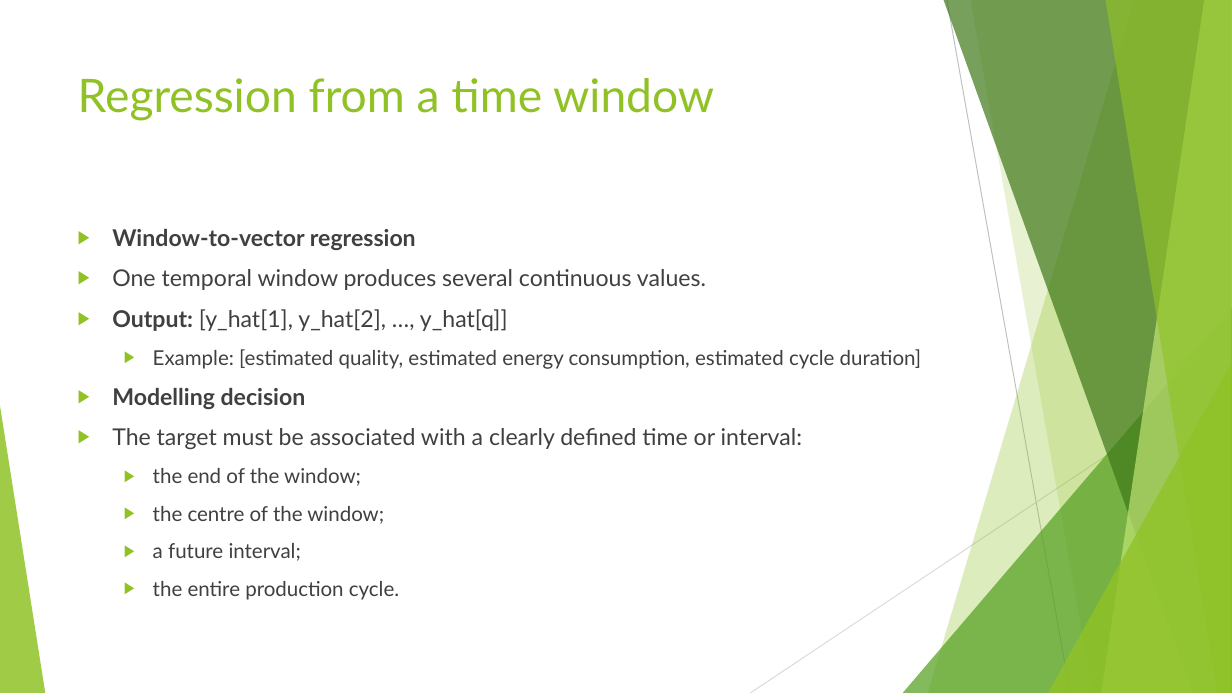
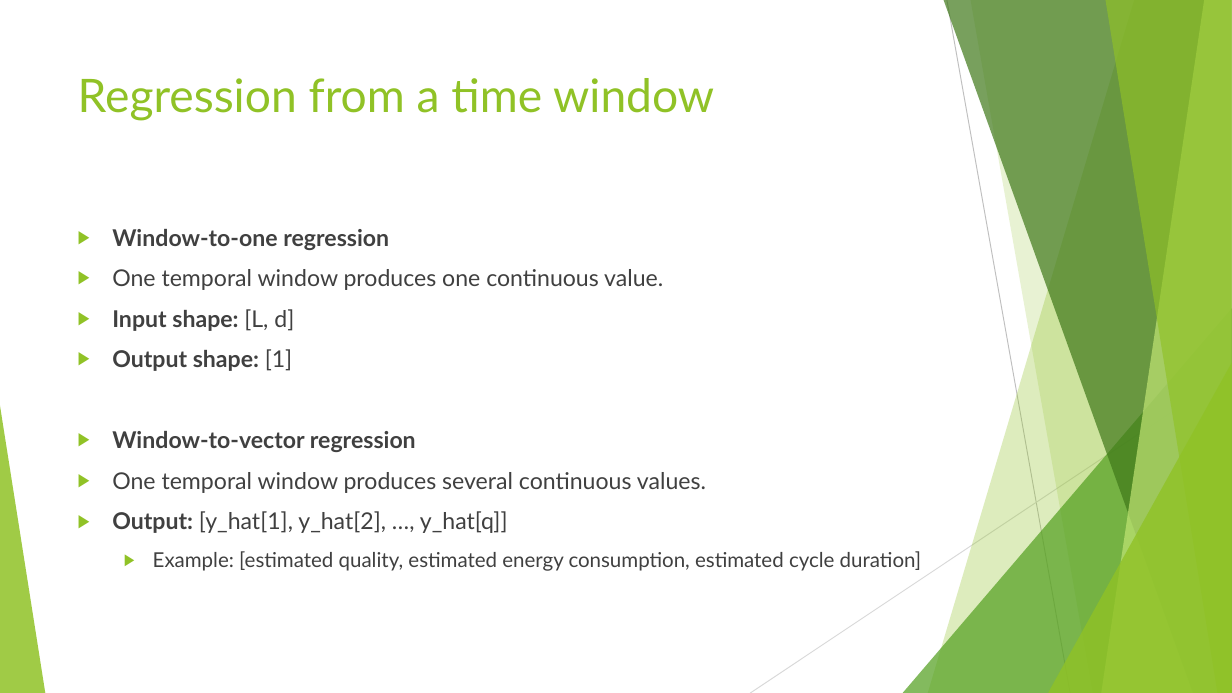
Before and after one commit to FranzGH/timeseries, a slide deck: slide 50 of Slides/01 Problem formulation and data structure.pptx (slide 49 before the commit). Drawn at 1232x693 pixels with LibreOffice and Linux fonts; fonts in the diff are those of the drawing. Boxes give left, top, right and bottom in pixels: in the first picture for what was removed or moved away, otherwise in the second. Text is boxed around its words. In the diff, an @@ line names an element or a change of style, - is before the commit and + after.

```diff
--- a/Slides/01 Problem formulation and data structure.pptx
+++ b/Slides/01 Problem formulation and data structure.pptx
@@ text at [112, 229, 663, 371]: paragraphs added @@
+▶ Window-to-one regression
+▶ One temporal window produces one continuous value.
+▶ Input shape: [L, d]
+▶ Output shape: [1]
@@ text at [112, 388, 802, 600]: paragraphs removed @@
-▶ Modelling decision
-▶ The target must be associated with a clearly defined time or interval:
-  ▶ the end of the window;
-  ▶ the centre of the window;
-  ▶ a future interval;
-  ▶ the entire production cycle.
```
Also in this commit, not shown: 25 other slides changed, 3 slides added, 2 slides removed, 1 other file.
